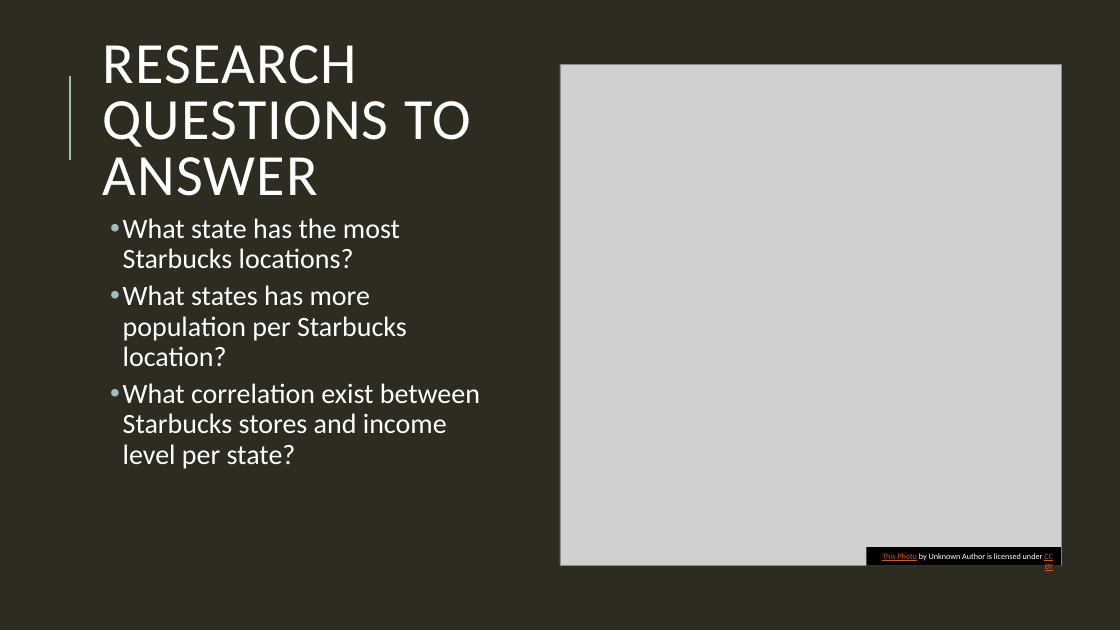
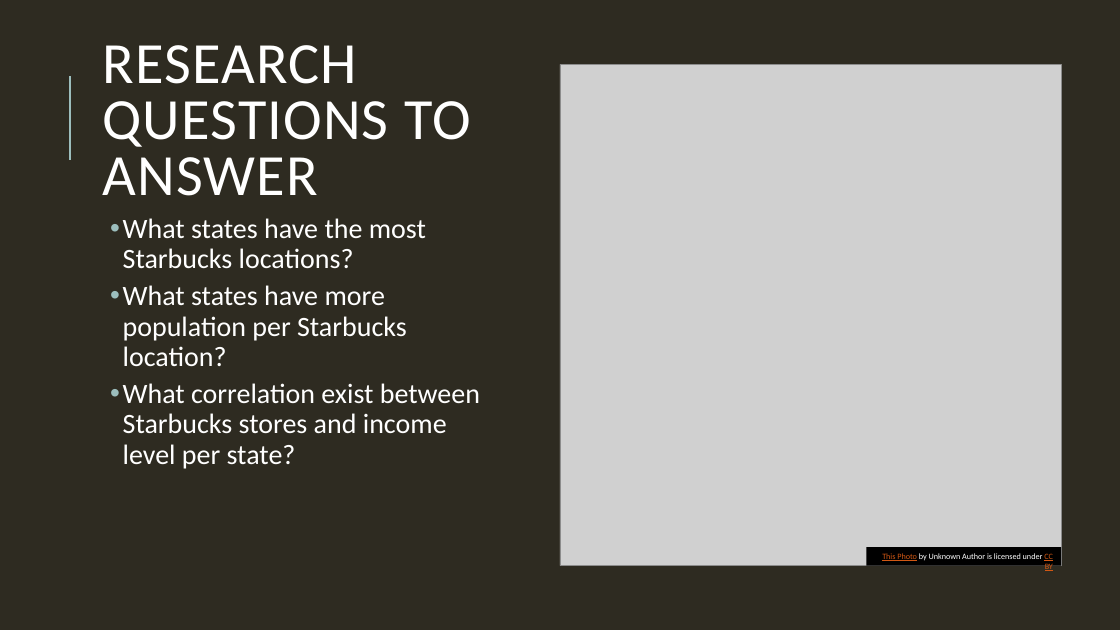
Before and after one commit to sk1990/Project_1_starbucks, a slide deck: slide 3 of Deeper dive and analysis of Starbucks locations.pptx. Drawn at 1120x630 pixels with LibreOffice and Linux fonts; fonts in the diff are those of the drawing; grey boxes stand for pictures. Boxes give left, top, right and bottom in pixels: in the first picture for what was removed or moved away, otherwise in the second. Text is boxed around its words. In the diff, an @@ line names an element or a change of style, - is before the commit and + after.

```diff
--- a/Deeper dive and analysis of Starbucks locations.pptx
+++ b/Deeper dive and analysis of Starbucks locations.pptx
@@ text at (123,218,426,366): text changed @@
-  • What state has the most Starbucks locations?
-  • What states has more population per Starbucks location?
+  • What states have the most Starbucks locations?
+  • What states have more population per Starbucks location?
```
Also in this commit, not shown: 6 other slides changed, 1 slide added, 4 slides removed.
